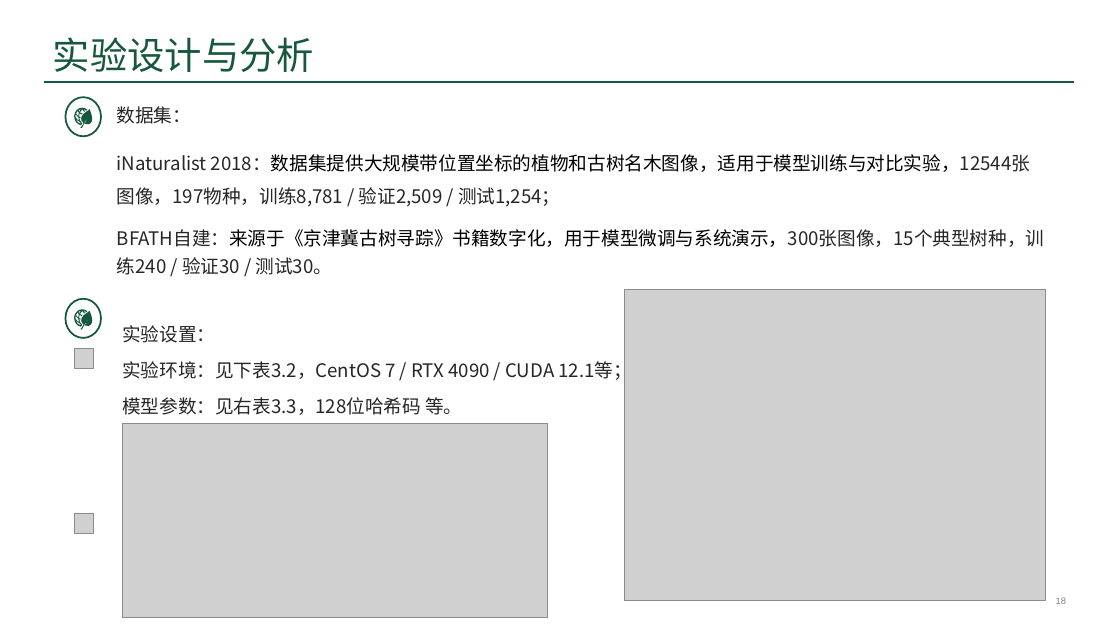
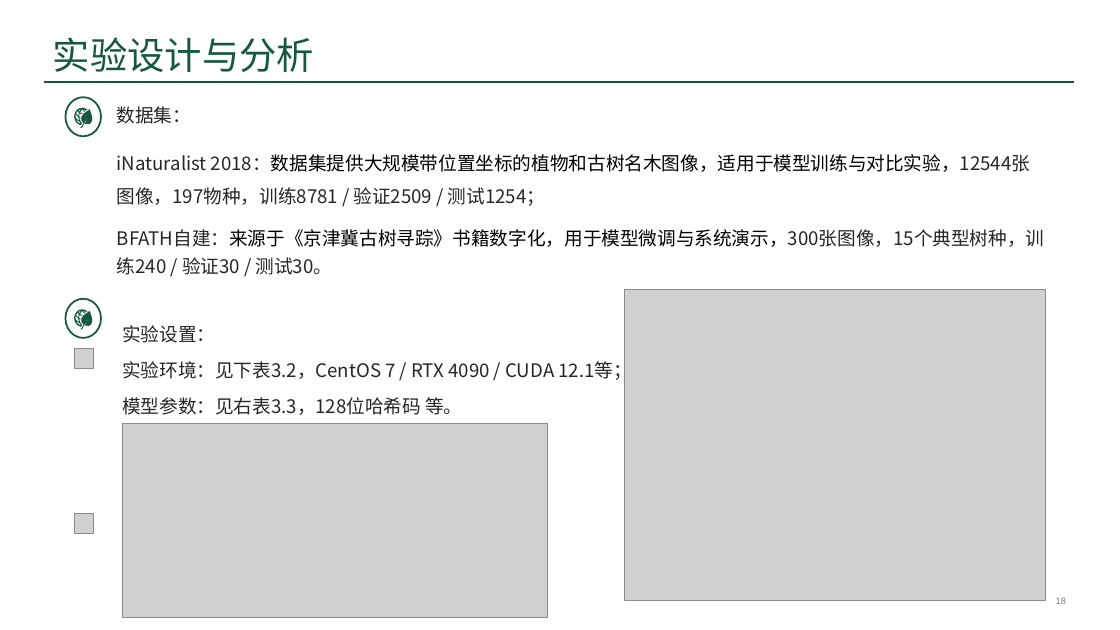
Before and after one commit to ssl1995/imooc-wiki, a slide deck: slide 18 of word/答辩/99-答辩准备/5200090_宋声林_答辩PPT.pptx. Drawn at 1120x630 pixels with LibreOffice and Linux fonts; fonts in the diff are those of the drawing; grey boxes stand for pictures; background and template pictures are left out. Boxes give left, top, right and bottom in pixels: in the first picture for what was removed or moved away, otherwise in the second. Text is boxed around its words. In the diff, an @@ line names an element or a change of style, - is before the commit and + after.

```diff
--- a/word/答辩/99-答辩准备/5200090_宋声林_答辩PPT.pptx
+++ b/word/答辩/99-答辩准备/5200090_宋声林_答辩PPT.pptx
@@ text at (117, 154, 1030, 206): text changed @@
-iNaturalist 2018：数据集提供大规模带位置坐标的植物和古树名木图像，适用于模型训练与对比实验，12544张图像，197物种，训练8,781 / 验证2,509 / 测试1,254；
+iNaturalist 2018：数据集提供大规模带位置坐标的植物和古树名木图像，适用于模型训练与对比实验，12544张图像，197物种，训练8781 / 验证2509 / 测试1254；
```
Also in this commit, not shown: 6 other slides changed, 9 other files.
